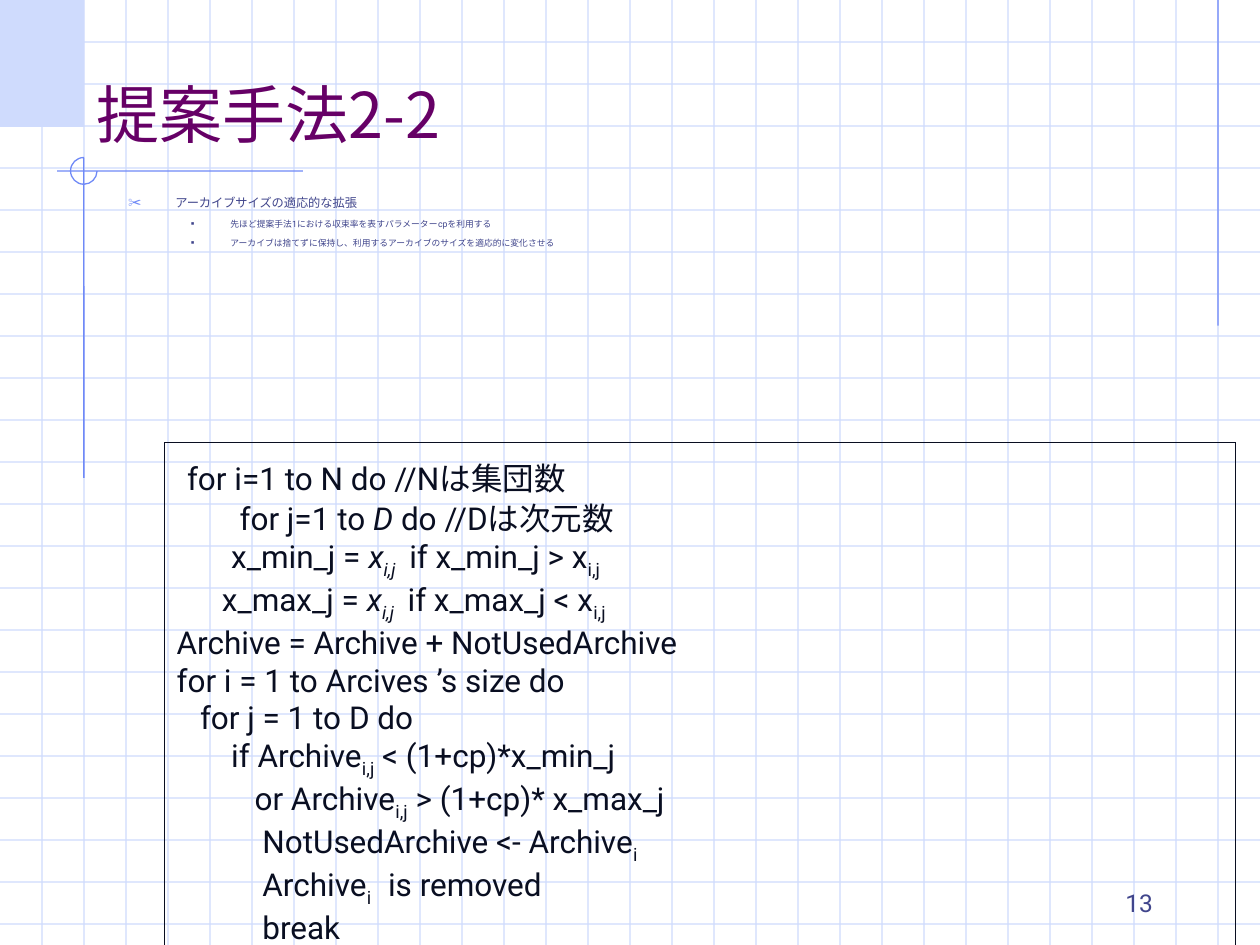
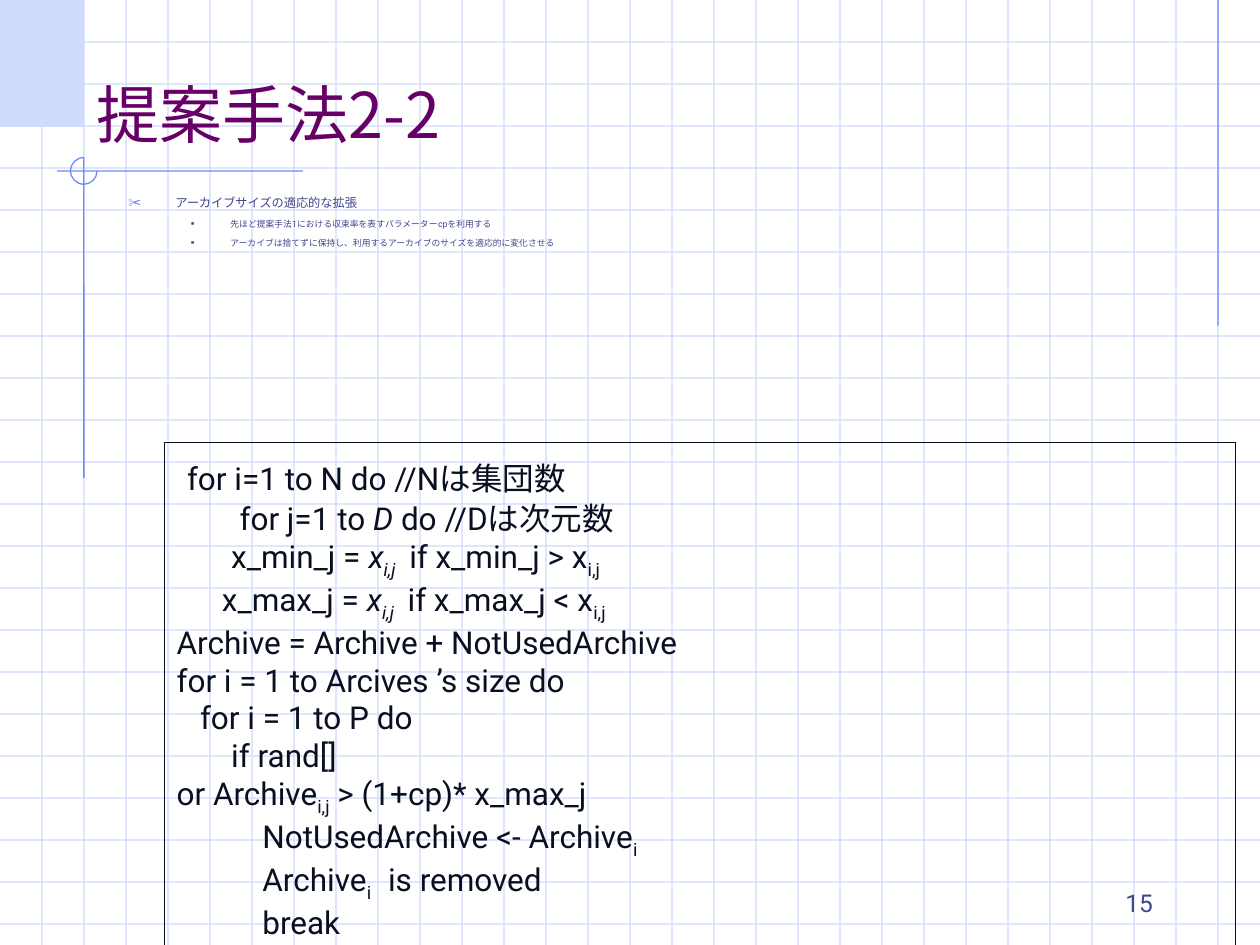
Before and after one commit to TakefumiYamamura/labolatry, a slide deck: slide 15 of 適応DE最終ゼミ発表.ppt (slide 13 before the commit). Drawn at 1260x945 pixels with LibreOffice and Linux fonts; fonts in the diff are those of the drawing; background and template pictures are left out. Boxes give left, top, right and bottom in pixels: in the first picture for what was removed or moved away, otherwise in the second. Text is boxed around its words. In the diff, an @@ line names an element or a change of style, - is before the commit and + after.

```diff
--- a/適応DE最終ゼミ発表.ppt
+++ b/適応DE最終ゼミ発表.ppt
@@ text in rectangle at bbox=[200, 705, 413, 772]: text changed @@
-for j = 1 to D do
-if Archivei,j < (1+cp)*x_min_j
+for i = 1 to P do
+if rand[]
@@ page number at bbox=[1125, 894, 1153, 913]: text changed @@
-13
+15
```
Also in this commit, not shown: 2 other slides changed, 2 slides added, 1 other file.
